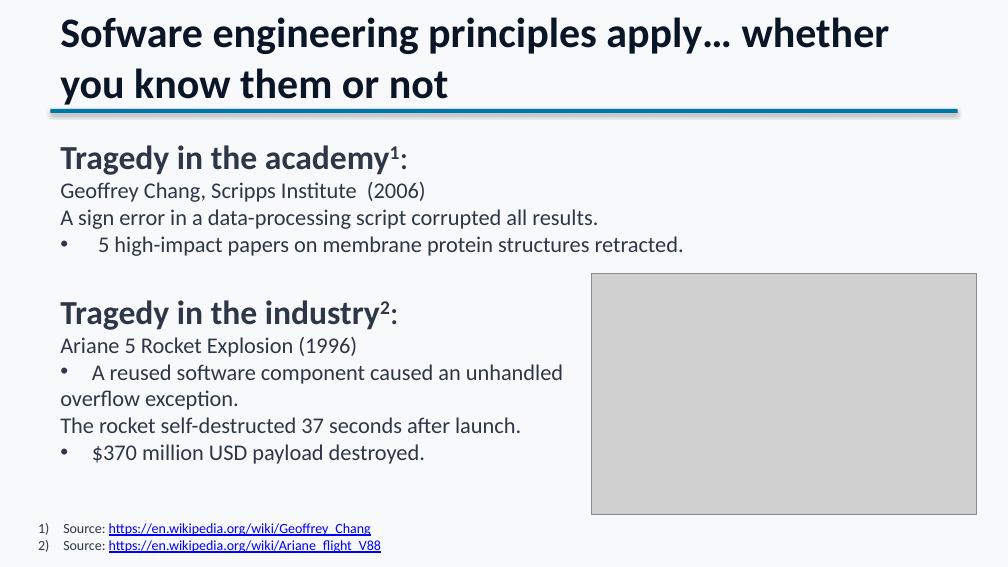
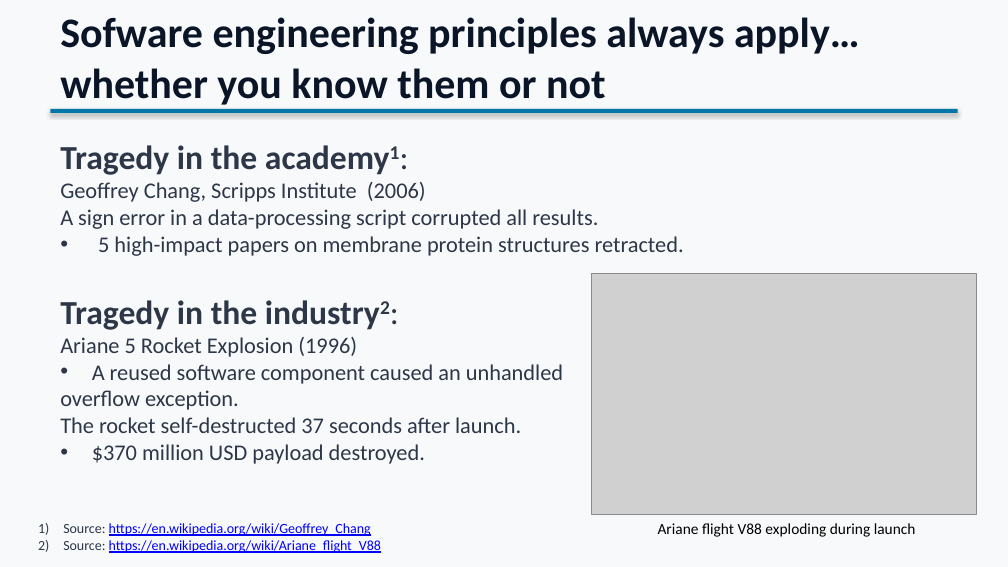
Before and after one commit to sefop/sefop-training-hub, a slide deck: slide 6 of workshops/2026-06-29-purdue/Purdue_Workshop.pptx (slide 5 before the commit). Drawn at 1008x567 pixels with LibreOffice and Linux fonts; fonts in the diff are those of the drawing; grey boxes stand for pictures. Boxes give left, top, right and bottom in pixels: in the first picture for what was removed or moved away, otherwise in the second. Text is boxed around its words. In the diff, an @@ line names an element or a change of style, - is before the commit and + after.

```diff
--- a/workshops/2026-06-29-purdue/Purdue_Workshop.pptx
+++ b/workshops/2026-06-29-purdue/Purdue_Workshop.pptx
@@ text at (x1=60, y1=17, x2=860, y2=105): text changed @@
-Sofware engineering principles apply… whether you know them or not
+Sofware engineering principles always apply… whether you know them or not
@@ text added at (x1=658, y1=523, x2=916, y2=537), 11 pt, text #000000 @@
+Ariane flight V88 exploding during launch
```
Also in this commit, not shown: 6 other slides changed, 10 slides added, 1 slide removed.
